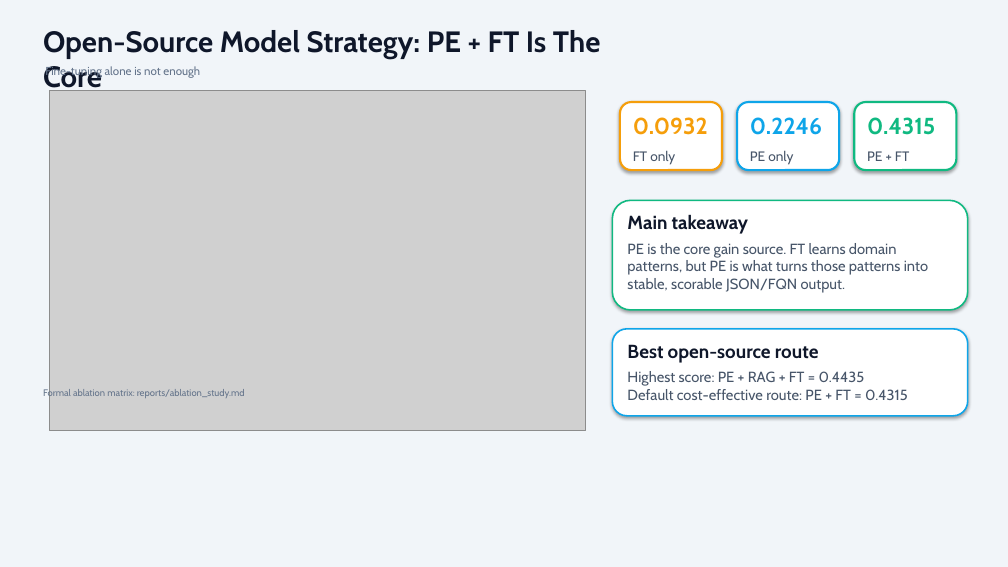
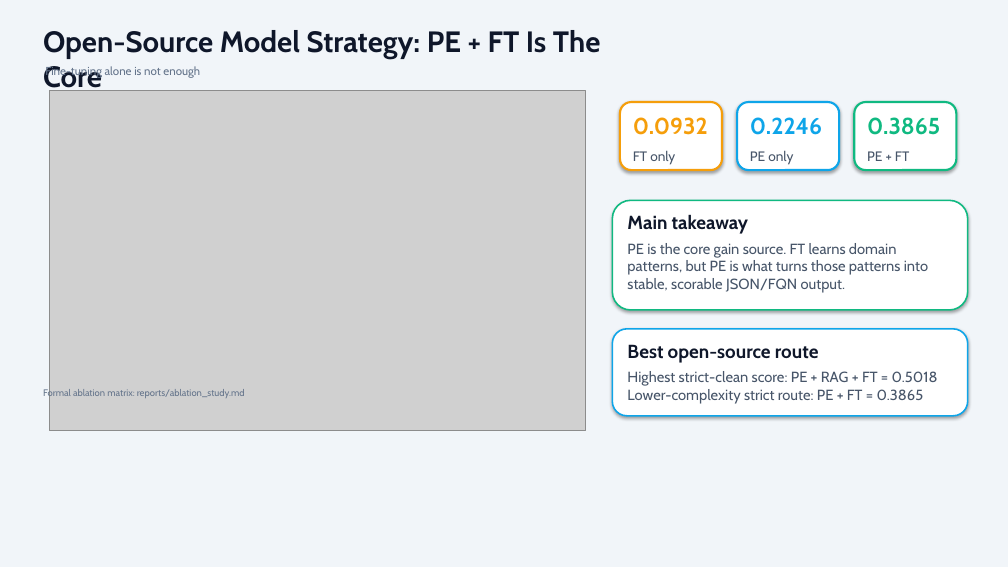
Before and after one commit to passionworkeer/tengxun_open, a slide deck: slide 9 of reports/defense_deck_20260329.pptx. Drawn at 1008x567 pixels with LibreOffice and Linux fonts; fonts in the diff are those of the drawing; grey boxes stand for pictures. Boxes give left, top, right and bottom in pixels: in the first picture for what was removed or moved away, otherwise in the second. Text is boxed around its words. In the diff, an @@ line names an element or a change of style, - is before the commit and + after.

Commit message:
sync final delivery with completed strict-clean results

```diff
--- a/reports/defense_deck_20260329.pptx
+++ b/reports/defense_deck_20260329.pptx
@@ text at (867,117,940,135): text changed @@
-0.4315
+0.3865
@@ text at (627,371,938,404): text changed @@
-Highest score: PE + RAG + FT = 0.4435
-Default cost-effective route: PE + FT = 0.4315
+Highest strict-clean score: PE + RAG + FT = 0.5018
+Lower-complexity strict route: PE + FT = 0.3865
```
Also in this commit, not shown: 1 other slide changed, 22 other files.
